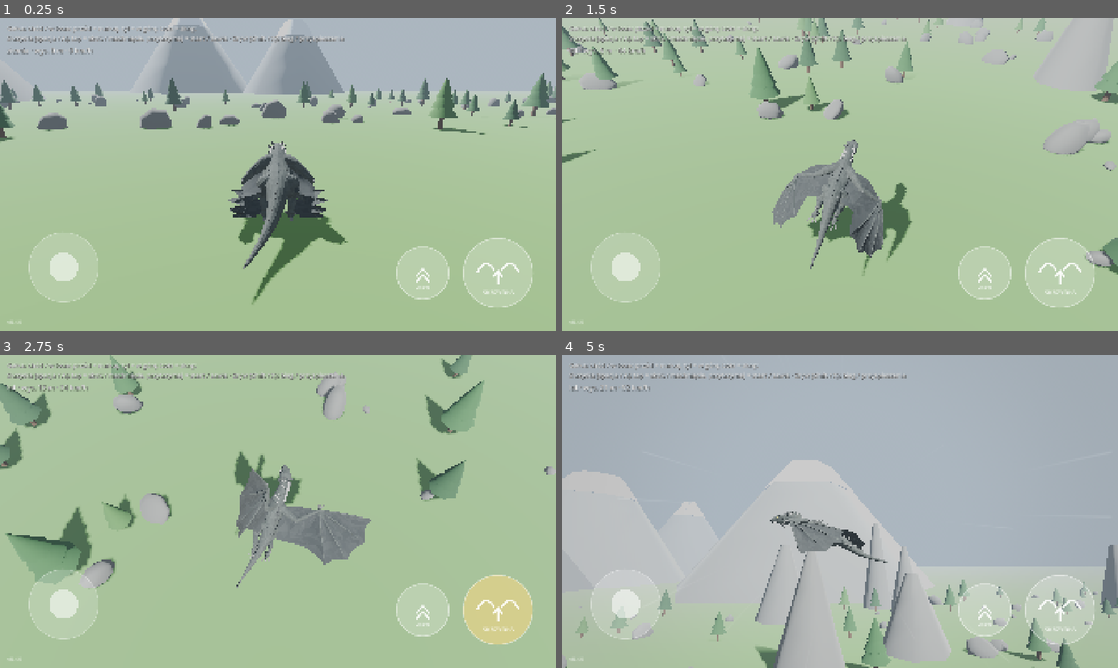
Above: before the commit, frames 1-4 (two rows, left to right).
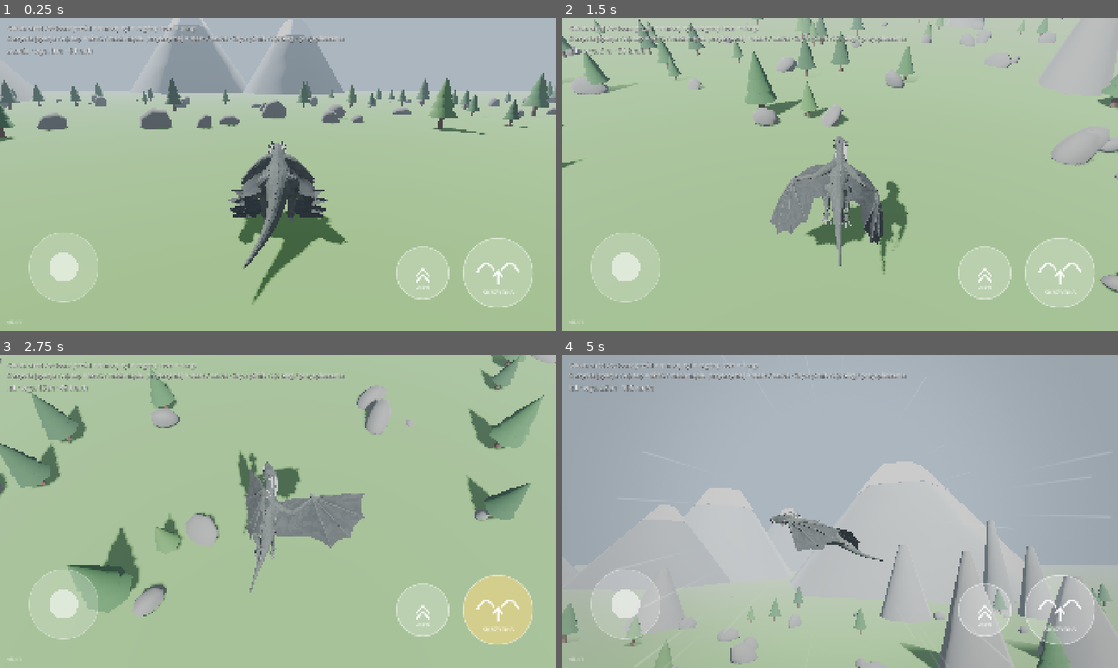
Above: after the commit, the same moments.

Repository: slota145/3d-dragon-game
Game: Godot game, scene res://scenes/boot.tscn
The game is run twice, just before and just after one commit, with the same random seed, the same clock (stepped at 60 frames per second) and the same inputs.
Inputs (mouse positions are in pixels of both pictures, inside the frame that each line leads up to):
- Up to frame 1 (0.25 s): no input
- Up to frame 2 (1.5 s): move the mouse to (962, 158) at 0.52 s; hold D (move_right) 0.53-1.25 s; hold Shift (dash) 0.53-1.25 s; click (962, 158) at 0.67 s; tap Space (flap) at 0.77, 0.8, 1.07 s; drag from (728, 190) to (812, 237) at 1.27 s
- Up to frame 3 (2.75 s): move the mouse to (333, 442) at 2.02 s; hold D (move_right) from 2.03 s (still down); hold Space (flap) from 2.03 s (still down); tap Q (cam_left) at 2.1 s
- Up to frame 4 (5 s): release D (move_right) at 2.75 s; release Space (flap) at 2.75 s; drag from (812, 574) to (673, 464) at 2.77 s; move the mouse to (1006, 558) at 3.52 s; hold A (move_left) 3.53-4.25 s; hold Shift (dash) 3.53-4.25 s; tap Space (flap) at 3.77, 3.8, 4.07 s; drag from (673, 464) to (756, 433) at 4.27 s

The runs differ from the first frame. In frame 1, less than 0.1% of the frame differs, in the area x 3-4%, y 96-98%; in frame 2, 7.9%; in frame 3, 16%, in the area x 0-100%, y 0-84%; in frame 4, 16%.

Commit message:
Galop przy biegu i sus do przodu po łuku (0.4.1)
- Animacja Run: bieg susami (tylne łapy razem, potem nadgarstki skrzydeł),
  zgięcie grzbietu i faza lotu; zastępuje przyspieszone dreptanie
- Skok z gałką = sus ~17 m po łuku, balistycznie, nos podąża za łukiem,
  animacja Leap (wybicie, lot z na wpół rozłożonymi skrzydłami, lądowanie na szponach)
- Bez zmian input map: base_api bez zmian, wystarczy łatka

Co-Authored-By: Claude Opus 5.5 <noreply@anthropic.com>
Claude-Session: https://claude.ai/code/session_01Ves32BZrkaJdDCWKUu4v2W

Diff:
--- a/project.godot
+++ b/project.godot
@@ -12,7 +12,7 @@
 
 config/name="3D Dragon Game"
 config/description="Gra o smoku w Godot 4 — prototyp."
-config/version="0.4.0"
+config/version="0.4.1"
 ; Numer zgodności „bazy” (APK/EXE). Podbij, gdy zmieniasz coś, czego łatka .pck nie przeniesie
 ; (input map, ustawienia projektu, eksportu, wersja silnika) — gracze dostaną wtedy pełną aktualizację.
 config/base_api=3
--- a/scripts/game/dragon_controller.gd
+++ b/scripts/game/dragon_controller.gd
@@ -34,7 +34,9 @@
 
 @export_group("Skok i start")
 @export var jump_speed: float = 7.0
-@export var jump_forward: float = 7.0
+## Sus do przodu (z wychyloną gałką): prędkość w przód i w górę — długi łuk (~15 m).
+@export var leap_forward: float = 12.5
+@export var leap_up: float = 8.0
 ## Ile trzeba przytrzymać przycisk na ziemi, żeby wystartować (s).
 @export var takeoff_hold_time: float = 0.35
 @export var takeoff_speed: float = 15.0
@@ -77,6 +79,8 @@
 
 @export_group("Zryw i bieg")
 @export var sprint_speed: float = 7.5
+## Prędkość (m/s), przy której animacja Run (galop) zgadza się z ruchem (speed_scale = 1).
+@export var run_anim_speed: float = 7.5
 @export var dash_impulse: float = 22.0
 @export var max_dash_speed: float = 75.0
 @export var dash_cooldown: float = 1.4
@@ -98,6 +102,8 @@
 var _dash_cd: float = 0.0
 var _since_dash: float = 99.0
 var _takeoff_time: float = 99.0
+## Skok / sus: lot balistyczny (bez szybowania) aż do lądowania lub machnięcia.
+var _hopping: bool = false
 ## 0..1: siła efektów prędkości (linie pędu, FOV, drganie) — czyta je świat/kamera.
 var speed_effect: float = 0.0
 var _dash_boost: float = 0.0
@@ -193,13 +199,23 @@
 
 func _jump(wish: Vector3) -> void:
 	_charge = -1.0
-	velocity.y = jump_speed
-	if wish.length() > 0.2:
+	var amount := minf(1.0, wish.length())
+	if amount > 0.2:  # sus do przodu po łuku
 		rotation.y = atan2(wish.x, wish.z)
-		var dir := wish.normalized() * minf(1.0, wish.length())
-		velocity.x += dir.x * jump_forward
-		velocity.z += dir.z * jump_forward
+		var dir := _facing_flat()
+		velocity.x = dir.x * leap_forward * amount
+		velocity.z = dir.z * leap_forward * amount
+		velocity.y = lerpf(jump_speed, leap_up, amount)
+	else:
+		velocity.y = jump_speed
 	_enter_air()
+	_hopping = true
+	if _anim:
+		_anim.play("Leap", 0.1)
+		_anim.seek(0.12, true)  # przysiad już był — od razu wybicie
+		# animacja trwa tyle, ile lot balistyczny
+		var air_time := 2.0 * velocity.y / gravity
+		_anim.speed_scale = clampf((_anim.current_animation_length - 0.12) / maxf(air_time, 0.3), 0.6, 3.0)
 
 
 func _take_off(stick: Vector2) -> void:
@@ -225,6 +241,12 @@
 func _process_air(delta: float, stick: Vector2, pressed: bool, held: bool) -> void:
 	_air_time += delta
 	_since_flap += delta
+	if _hopping:
+		if pressed or Input.is_action_just_pressed("dash"):
+			_hopping = false  # machnięcie w trakcie susu = przejście do lotu
+		else:
+			_process_hop(delta)
+			return
 	var fwd := -stick.y  # > 0 gałka do przodu, < 0 do tyłu
 	rotation.y -= stick.x * air_turn_rate * delta
 
@@ -275,6 +297,16 @@
 		_anim.seek(0.05, true)
 		_anim.speed_scale = 2.6
 	dashed.emit()
+
+
+func _process_hop(delta: float) -> void:
+	velocity.y -= gravity * delta
+	var flat := Vector2(velocity.x, velocity.z).length()
+	# nos podąża za łukiem: w górę przy wybiciu, w dół przy opadaniu
+	pitch = clampf(atan2(velocity.y, maxf(flat, 4.0)), -0.45, 0.45) * 0.7 if flat > 3.0 else 0.0
+	move_and_slide()
+	if _air_time > 0.15 and is_on_floor() and velocity.y <= 0.5:
+		_land()
 
 
 func _flap(fwd: float) -> void:
@@ -324,6 +356,9 @@
 
 func _land() -> void:
 	var impact := maxf(-velocity.y, Vector2(velocity.x, velocity.z).length() * 0.5)
+	if _hopping:
+		impact *= 0.6  # sus jest „zaplanowany” — mniej pyłu
+	_hopping = false
 	state = State.GROUND
 	_flap_buffered = false
 	pitch = 0.0
@@ -365,11 +400,15 @@
 		var speed := Vector2(velocity.x, velocity.z).length()
 		if _charge >= 0.0:
 			return  # przysiad (TakeOff) gra od naciśnięcia
+		elif speed > walk_speed * 1.4:
+			_play(&"Run", 0.3, clampf(speed / run_anim_speed, 0.5, 1.6))
 		elif speed > 0.12:
-			_play(&"Walk", 0.35, clampf(speed / walk_anim_speed, 0.4, 3.2))
+			_play(&"Walk", 0.35, clampf(speed / walk_anim_speed, 0.4, 2.0))
 		else:
 			_play(&"Idle", 0.5, 1.0)
 		return
+	if _hopping:
+		return  # Leap gra przez cały sus
 	if _takeoff_time < 0.85:
 		return  # dokończ wybicie i potężne machnięcie (TakeOff)
 	if _since_dash < 0.5:
--- a/tools/test_flight.gd
+++ b/tools/test_flight.gd
@@ -26,6 +26,8 @@
 	await _seconds(2.5)
 	var run := _flat(_p.velocity).length()
 	_check(run > _p.walk_speed * 2.0, "biegnie (%.1f m/s, chód %.1f)" % [run, _p.walk_speed])
+	_check(anim.current_animation == "Run", "animacja biegu (%s)" % anim.current_animation)
+	await _shot("run.png")
 	_check(not _p.is_flying(), "nadal na ziemi")
 	Input.action_release("move_forward")
 	Input.action_release("dash")
@@ -39,13 +41,33 @@
 	_check(_flat(_p.global_position).distance_to(x0) < 1.0, "w miejscu")
 	_check(not _p.is_flying(), "wylądował")
 
-	print("2) Tap z gałką do przodu = skok do przodu")
+	print("2) Tap z gałką do przodu = sus mocno do przodu po łuku")
+	Input.action_press("move_forward")
+	await _seconds(0.6)
 	x0 = _flat(_p.global_position)
-	Input.action_press("move_forward")
-	await _seconds(0.6)
-	peak = await _tap_and_track_peak(0.1, 2.0)
-	Input.action_release("move_forward")
-	_check(_flat(_p.global_position).distance_to(x0) > 4.0, "skok do przodu (%.1f m)" % _flat(_p.global_position).distance_to(x0))
+	var y2 := _p.global_position.y
+	var leap_anim := ""
+	Input.action_press("flap")
+	await _seconds(0.1)
+	Input.action_release("flap")
+	var peak2 := y2
+	var shot_done := false
+	for i in 150:
+		await physics_frame
+		peak2 = maxf(peak2, _p.global_position.y)
+		if _p.is_flying():
+			leap_anim = anim.current_animation
+			if not shot_done and _p.global_position.y > y2 + 1.5:
+				shot_done = true
+				await _shot("leap.png")
+		elif i > 20:
+			break
+	var leap_dist := _flat(_p.global_position).distance_to(x0)
+	Input.action_release("move_forward")
+	_check(leap_dist > 12.0, "sus daleko do przodu (%.1f m)" % leap_dist)
+	_check(peak2 - y2 > 2.0, "po łuku (szczyt %.1f m)" % (peak2 - y2))
+	_check(leap_anim == "Leap", "animacja susu (%s)" % leap_anim)
+	_check(not _p.is_flying(), "wylądował")
 
 	print("3) Przytrzymanie na ziemi = potężny start, trzymanie = zawis")
 	Input.action_press("flap")
Binary file changed: assets/models/dragon.glb
Not shown, changed: export_presets.cfg
Not shown, changed: ROADMAP.md
